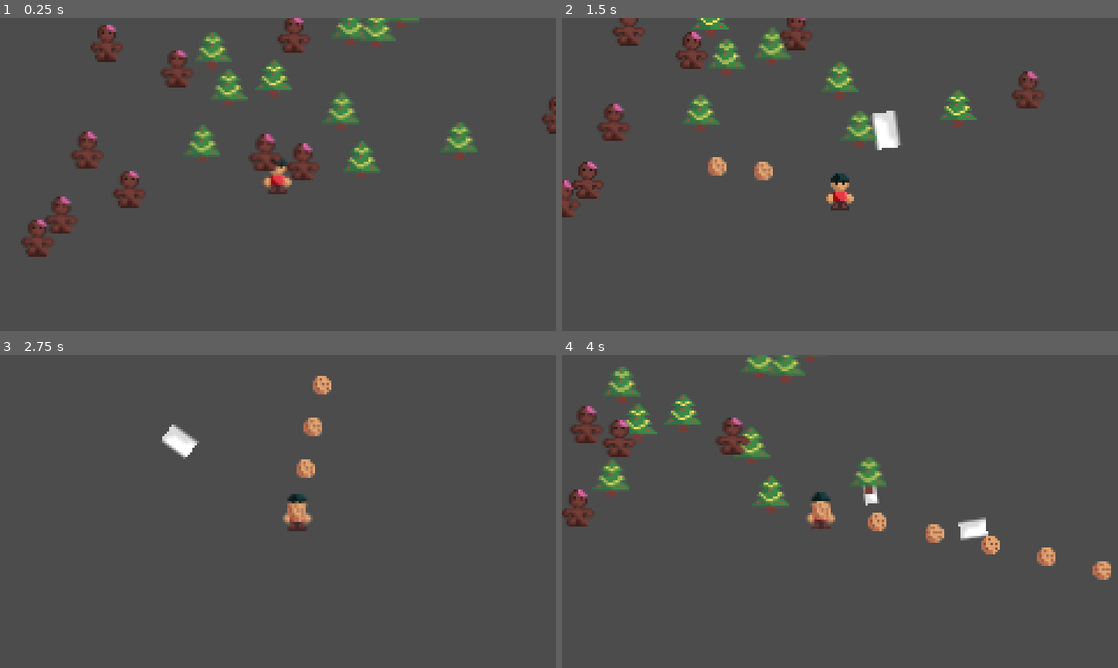
Above: before the commit, frames 1-4 (two rows, left to right).
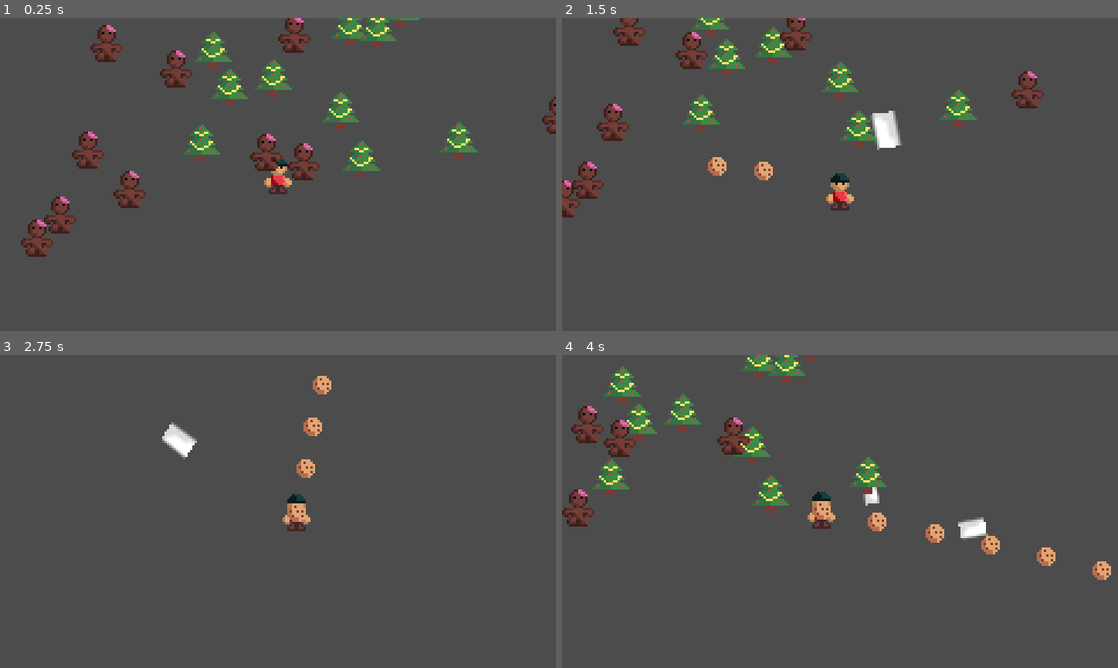
Above: after the commit, the same moments.

Repository: cznrhubarb/feliz-navidead
Game: Godot game, scene res://scn/TestScene.tscn
The game is run twice, just before and just after one commit, with the same random seed, the same clock (stepped at 60 frames per second) and the same inputs.
Inputs (mouse positions are in pixels of both pictures, inside the frame that each line leads up to):
- Up to frame 1 (0.25 s): no input
- Up to frame 2 (1.5 s): move the mouse to (962, 158) at 0.52 s; press the mouse at (962, 158) at 0.53 s; hold D (move_right) 0.53-1.28 s; move the mouse to (728, 190) at 1.27 s; release the mouse at (728, 190) at 1.28 s; hold S (move_down) from 1.28 s (still down); click (728, 190) at 1.35 s
- Up to frame 3 (2.75 s): move the mouse to (333, 442) at 2.02 s; release S (move_down) at 2.03 s; press the mouse at (333, 442) at 2.03 s; hold D (move_right) from 2.03 s (still down)
- Up to frame 4 (4 s): move the mouse to (812, 574) at 2.77 s; release D (move_right) at 2.78 s; release the mouse at (812, 574) at 2.78 s; hold W (move_up) 2.78-3.53 s; click (812, 574) at 2.85 s; move the mouse to (1006, 558) at 3.52 s; press the mouse at (1006, 558) at 3.53 s; hold A (move_left) from 3.53 s (still down)

The runs differ from the first frame. In frame 1, 2.2% of the frame differs, in the area x 3-100%, y 0-76%; in frame 2, 1.5%; in frame 3, 0.4%; in frame 4, 2.1%.

Commit message:
pushing the beginnings of an HP bar

Diff:
--- /dev/null
+++ b/UI/HP_Bar.gd
@@ -0,0 +1,27 @@
+extends PanelContainer
+
+# Set Default tint to green
+var tint = Color(0,1,0) # green
+
+# Called when the node enters the scene tree for the first time.
+func _ready():
+	#TODO: set "HP_TextureProgress" Progress Tint equal to "tint" var
+	pass # Replace with function body.
+
+# Called every frame. 'delta' is the elapsed time since the previous frame.
+#func _process(delta):
+#	pass
+
+
+func _update(health):
+	# Update Label to reflect current / max hp
+	# set Tint of TextureProgress to reflect current HP stability level.
+	if health <75:
+		tint = Color(1,1,0) # yellow
+	elif health <50:
+		tint = Color(1,.5,0) # orange
+	elif health <25:
+		tint = Color(1,0,0) # red
+	else:
+		tint = Color(0,1,0) # green
+	#TODO: set "HP_TextureProgress" Progress Tint equal to "tint" var
--- /dev/null
+++ b/UI/HUD.tscn
@@ -0,0 +1,48 @@
+[gd_scene load_steps=5 format=2]
+
+[ext_resource path="res://UI/HP_Bar.gd" type="Script" id=1]
+
+[sub_resource type="StyleBoxFlat" id=1]
+bg_color = Color( 0, 0, 0, 1 )
+
+[sub_resource type="Gradient" id=2]
+colors = PoolColorArray( 0.501961, 0.501961, 0.501961, 1, 1, 1, 1, 1 )
+
+[sub_resource type="GradientTexture" id=3]
+gradient = SubResource( 2 )
+width = 50
+
+[node name="HUD" type="Control"]
+anchor_right = 1.0
+anchor_bottom = 1.0
+
+[node name="HP_Bar" type="PanelContainer" parent="."]
+anchor_right = 1.0
+anchor_bottom = 1.0
+rect_pivot_offset = Vector2( 0.5, 0.5 )
+custom_styles/panel = SubResource( 1 )
+script = ExtResource( 1 )
+
+[node name="Panel" type="Panel" parent="HP_Bar"]
+margin_right = 240.0
+margin_bottom = 135.0
+
+[node name="HP_TextureProgress" type="TextureProgress" parent="HP_Bar/Panel"]
+anchor_right = 1.0
+anchor_bottom = 1.0
+rect_pivot_offset = Vector2( 555.424, -105.336 )
+value = 100.0
+texture_progress = SubResource( 3 )
+tint_progress = Color( 0, 1, 0, 1 )
+nine_patch_stretch = true
+
+[node name="HP_Label" type="Label" parent="HP_Bar/Panel/HP_TextureProgress"]
+anchor_right = 1.0
+anchor_bottom = 1.0
+margin_top = -0.663422
+margin_bottom = -1.06342
+custom_colors/font_color = Color( 1, 1, 1, 1 )
+custom_colors/font_color_shadow = Color( 0, 0, 0, 1 )
+text = "100/100"
+align = 1
+valign = 1
--- a/project.godot
+++ b/project.godot
@@ -65,4 +65,5 @@
 
 [rendering]
 
+quality/2d/use_pixel_snap=true
 environment/default_environment="res://default_env.tres"
